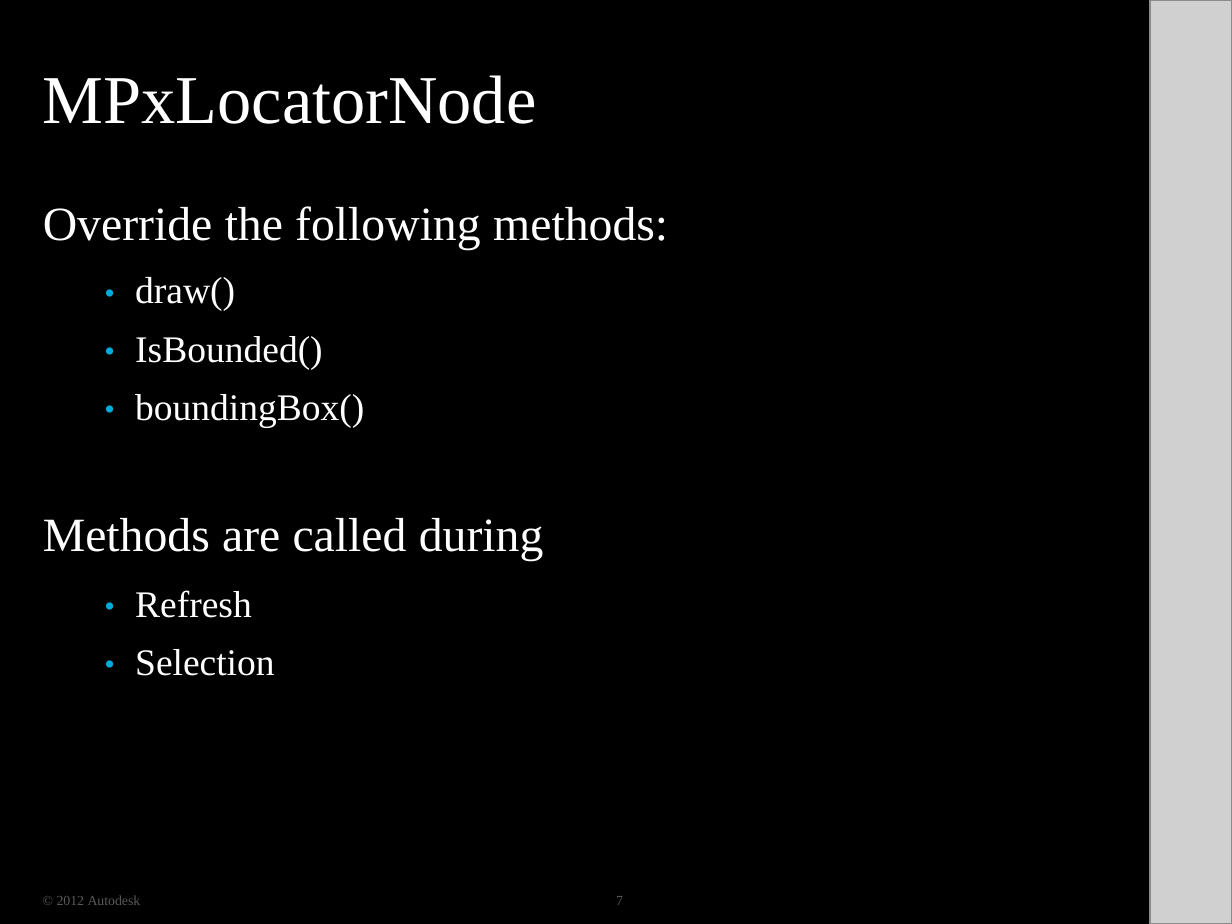
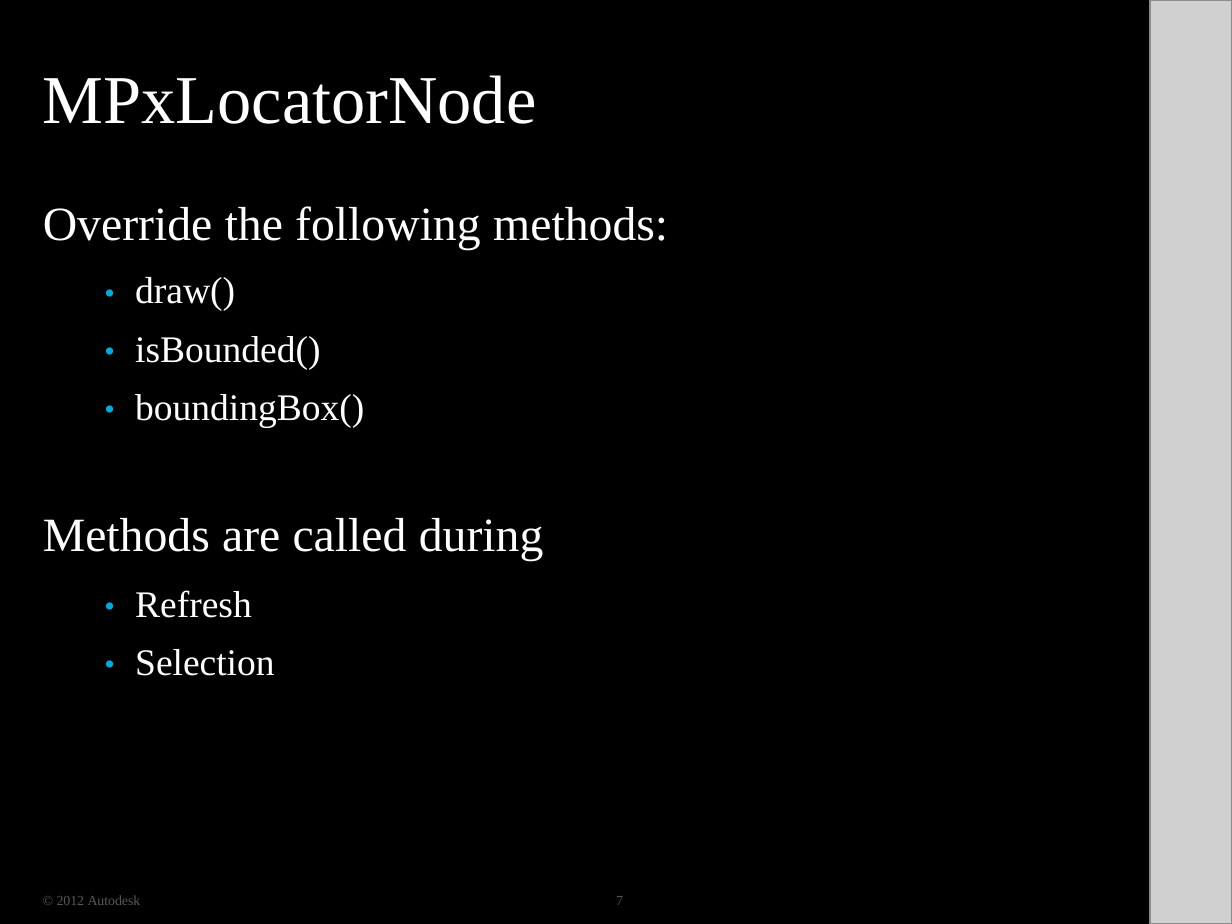
Before and after one commit to ADN-DevTech/Maya-Training-Material, a slide deck: slide 7 of 07_Locator/07_Locator.pptx. Drawn at 1232x924 pixels with LibreOffice and Linux fonts; fonts in the diff are those of the drawing; grey boxes stand for pictures; background and template pictures are left out; a plain dark background stands for a picture behind light text. Boxes give left, top, right and bottom in pixels: in the first picture for what was removed or moved away, otherwise in the second. Text is boxed around its words. In the diff, an @@ line names an element or a change of style, - is before the commit and + after.

```diff
--- a/07_Locator/07_Locator.pptx
+++ b/07_Locator/07_Locator.pptx
@@ text at <box>135,336,320,370</box>: text changed @@
-IsBounded()
+isBounded()
```
Also in this commit, not shown: 4 other slides changed, 8 other files.
